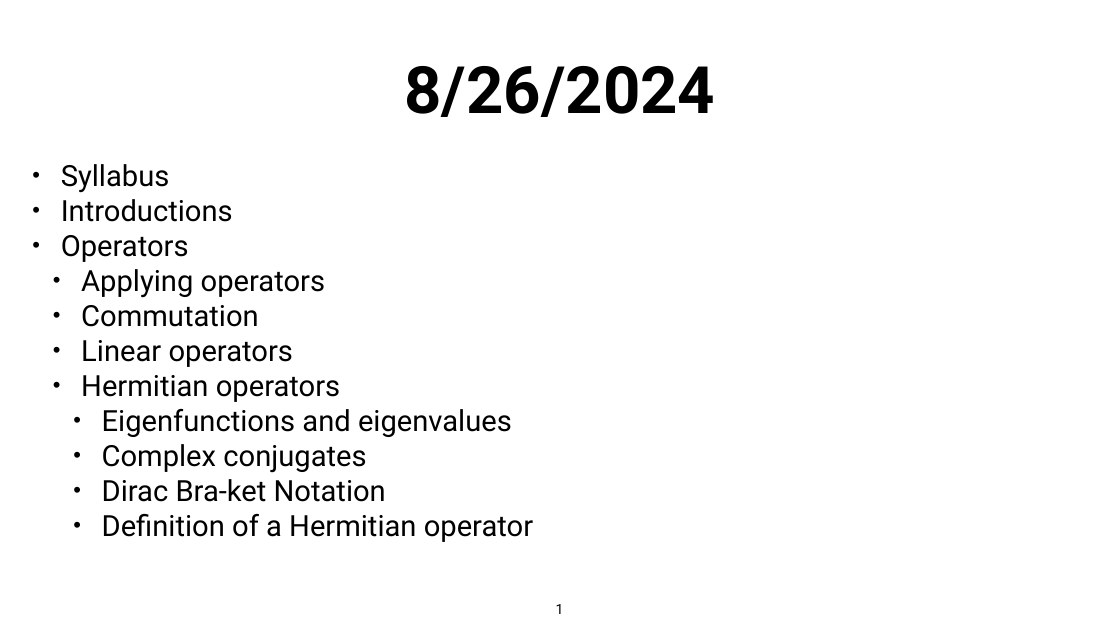
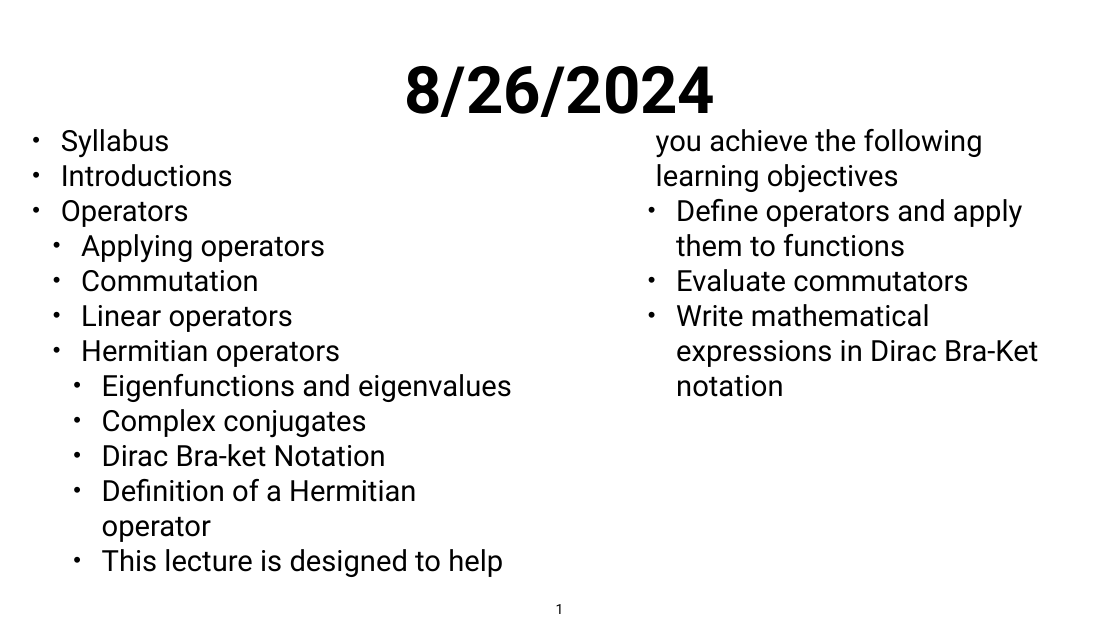
Before and after one commit to daveminh/Chem550-2024F, a slide deck: slide 1 of slides/08-26-Introduction.pptx. Drawn at 1120x630 pixels with LibreOffice and Linux fonts; fonts in the diff are those of the drawing. Boxes give left, top, right and bottom in pixels: in the first picture for what was removed or moved away, otherwise in the second. Text is boxed around its words. In the diff, an @@ line names an element or a change of style, - is before the commit and + after.

Commit message:
Slides for 9/4 and added learning objectives for earlier slides

```diff
--- a/slides/08-26-Introduction.pptx
+++ b/slides/08-26-Introduction.pptx
@@ text "Syllabus" at bbox=[61, 129, 1038, 577]: columns 1 to 2 @@
@@ text at bbox=[102, 129, 1038, 577]: paragraphs added @@
+    • This lecture is designed to help you achieve the following learning objectives
+      • Define operators and apply them to functions
+      • Evaluate commutators
+      • Write mathematical expressions in Dirac Bra-Ket notation
```
Also in this commit, not shown: 9 other files.
